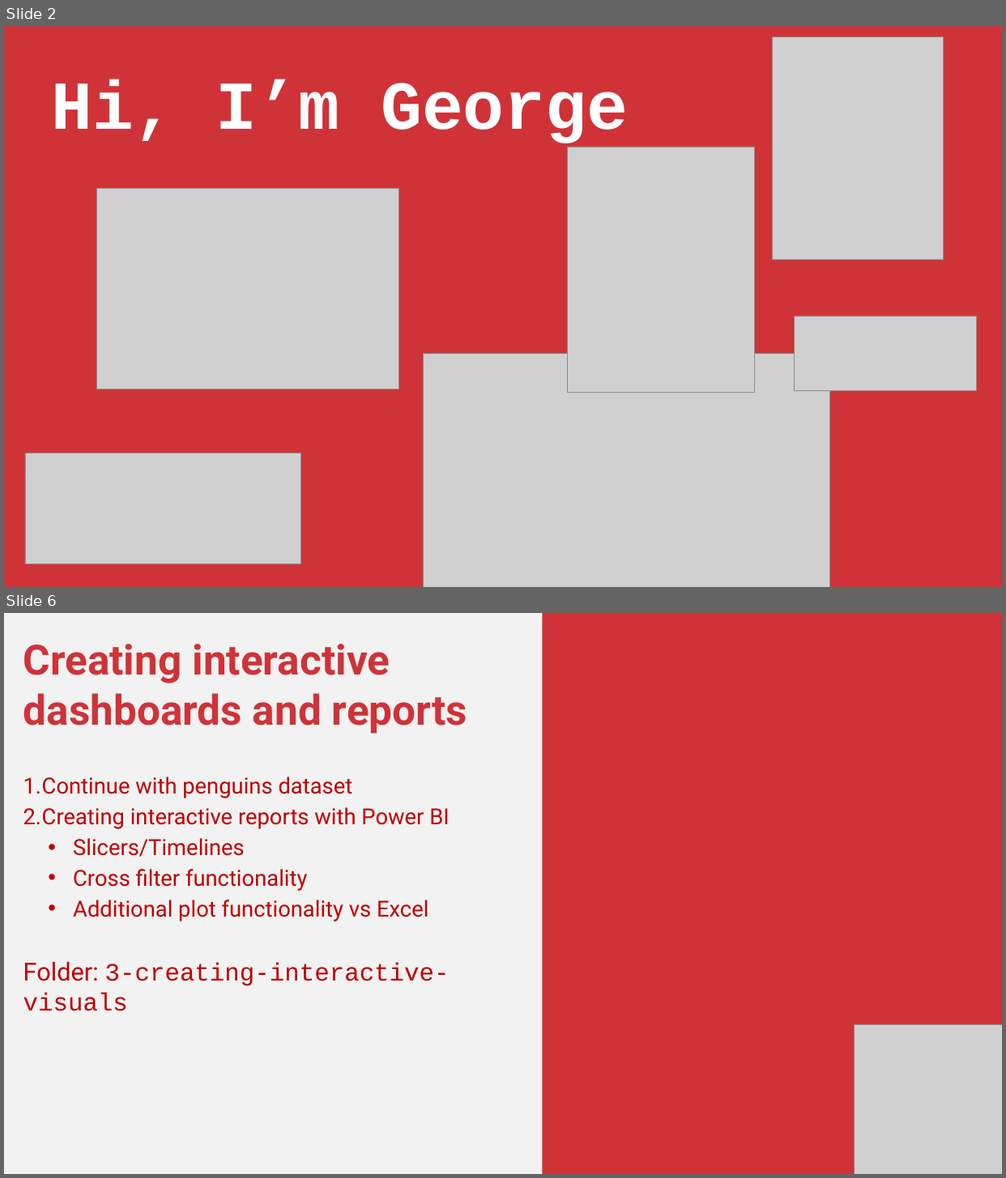
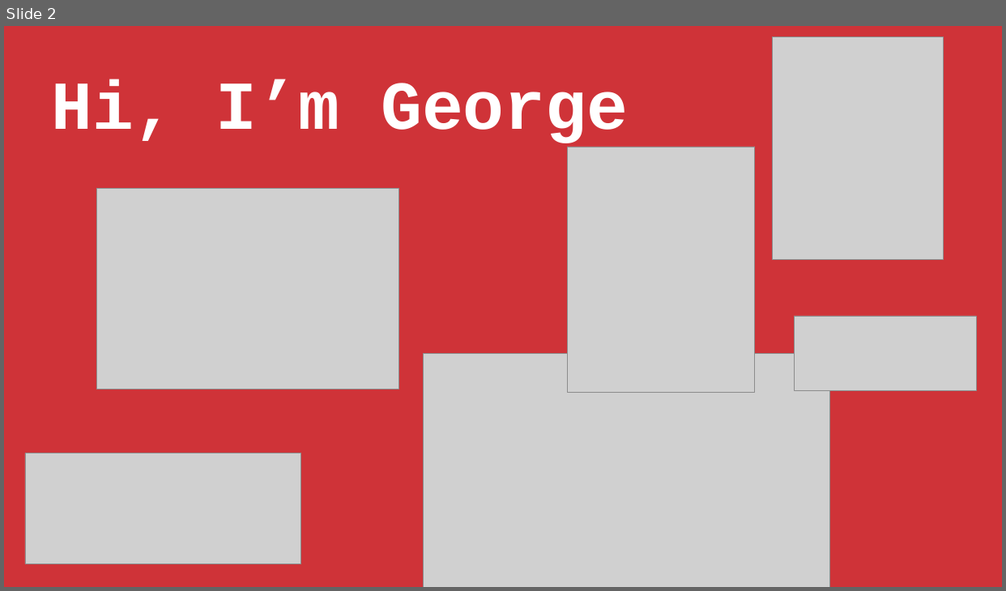
Before and after one commit to stringfestdata/modern-excel-demo-day, a slide deck: modern-excel-demo-day.pptx. Shown one above the other, each under a label of ours: slides 2 and 6 before the commit, slide 2 after it; the slides between them are not shown. The pictures are 1006x1178 and 1006x591 pixels, drawn with LibreOffice and Linux fonts; fonts in the diff are those of the drawing; grey boxes stand for pictures. Boxes give left, top, right and bottom in pixels: in the first picture for what was removed or moved away, otherwise in the second. Text is boxed around its words. In the diff, an @@ line names an element or a change of style, - is before the commit and + after.

```diff
--- a/modern-excel-demo-day.pptx
+++ b/modern-excel-demo-day.pptx
@@ slide 6 removed at (x1=4, y1=613, x2=1002, y2=1174), background #F2F2F2 @@
@@ rectangle removed at (x1=542, y1=613, x2=1002, y2=1174) @@
@@ text removed at (x1=23, y1=644, x2=468, y2=1012) @@
-Creating interactive dashboards and reports
-1. Continue with penguins dataset
-2. Creating interactive reports with Power BI
-  • Slicers/Timelines
-  • Cross filter functionality
-  • Additional plot functionality vs Excel
-Folder: 3-creating-interactive-visuals
@@ picture removed at (x1=854, y1=1024, x2=1002, y2=1174) @@
```
Also in this commit, not shown: 1 slide changed, 19 slides added, 4 other slides removed, 1 other file.
